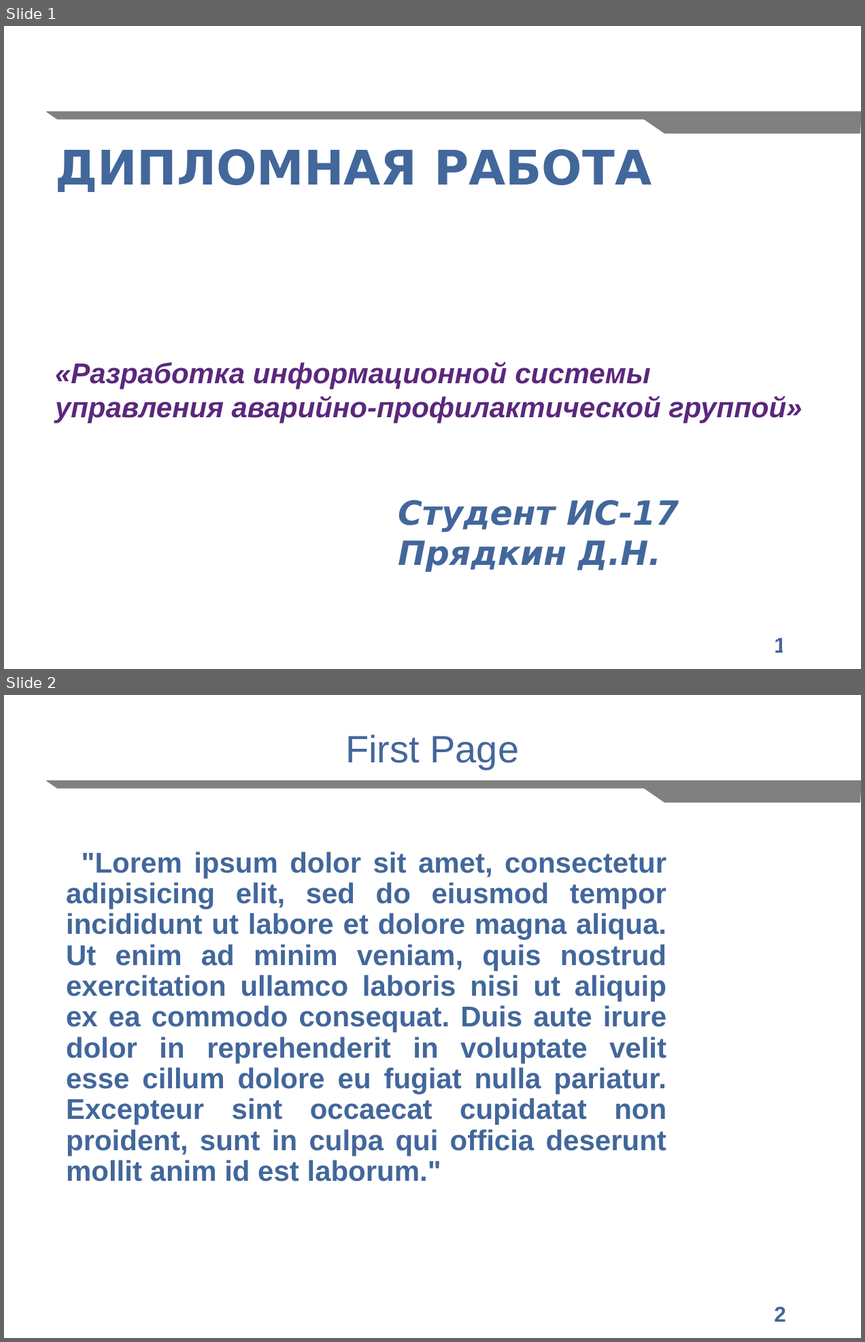
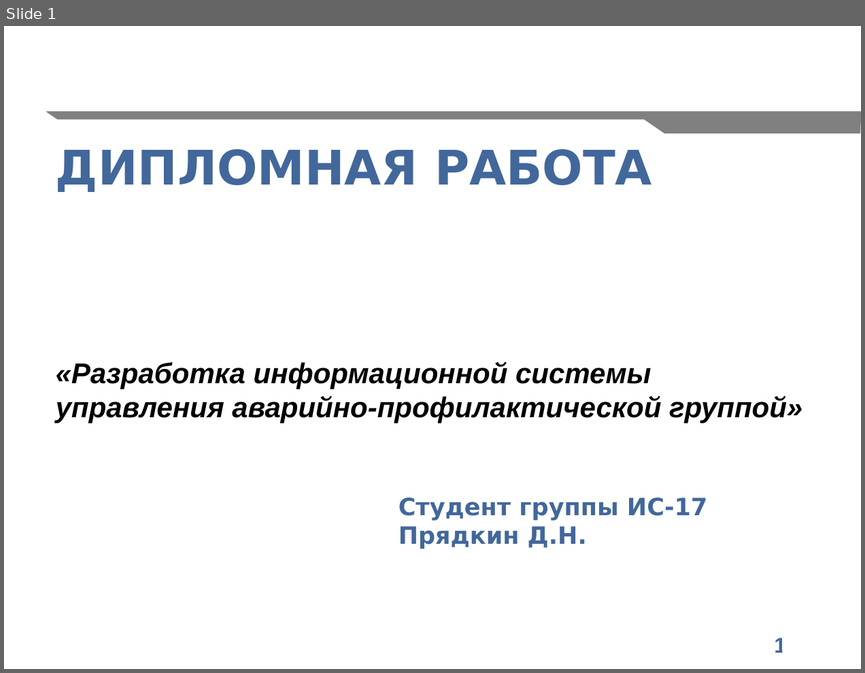
Before and after one commit to Dzmitry2020/workbook, a slide deck: docs/myPresentation.odp. Shown one above the other, each under a label of ours: slides 1 and 2 before the commit, slide 1 after it. The pictures are 865x1342 and 865x673 pixels, drawn with LibreOffice and Linux fonts; fonts in the diff are those of the drawing; background and template pictures are left out. Boxes give left, top, right and bottom in pixels: in the first picture for what was removed or moved away, otherwise in the second. Text is boxed around its words. In the diff, an @@ line names an element or a change of style, - is before the commit and + after.

```diff
--- a/docs/myPresentation.odp
+++ b/docs/myPresentation.odp
@@ slide 2 removed at <box>4,695,861,1338</box>, background #FFFFFF; not listed: 2 template elements that a slide beside it also shows @@
@@ title removed at <box>345,734,519,769</box> @@
-First Page
@@ text removed at <box>66,851,666,1181</box> @@
-"Lorem ipsum dolor sit amet, consectetur adipisicing elit, sed do eiusmod tempor incididunt ut labore et dolore magna aliqua. Ut enim ad minim veniam, quis nostrud exercitation ullamco laboris nisi ut aliquip ex ea commodo consequat. Duis aute irure dolor in reprehenderit in voluptate velit esse cillum dolore eu fugiat nulla pariatur. Excepteur sint occaecat cupidatat non proident, sunt in culpa qui officia deserunt mollit anim id est laborum."
@@ slide 1 changed as well @@
@@ free "ДИПЛОМНАЯ РАБОТА": place and size @@
-free "ДИПЛОМНАЯ РАБОТА" at <box>55,149,802,571</box>
+free "ДИПЛОМНАЯ РАБОТА" at <box>47,133,811,553</box>
@@ text in free at <box>56,361,802,549</box>: text colour #5B277D to #000000 in "«Разработка информационной системы", "управления аварийно-профилактической группой»"; size 28 to 20 pt, italic off in "Прядкин Д.Н." @@
@@ text in free at <box>398,497,707,520</box>: text changed; size 28 to 20 pt; italic off @@
-Студент ИС-17
+Студент группы ИС-17
```
Also in this commit, not shown: 8 slides added, 5 other files.
